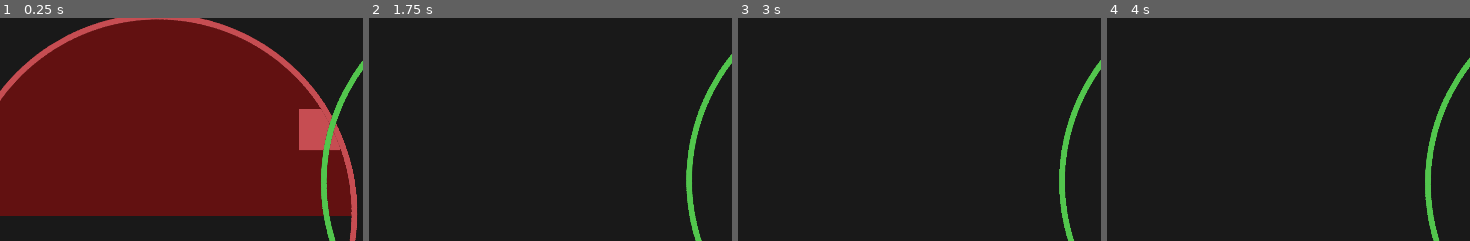
Above: before the commit, frames 1-4 (left to right).
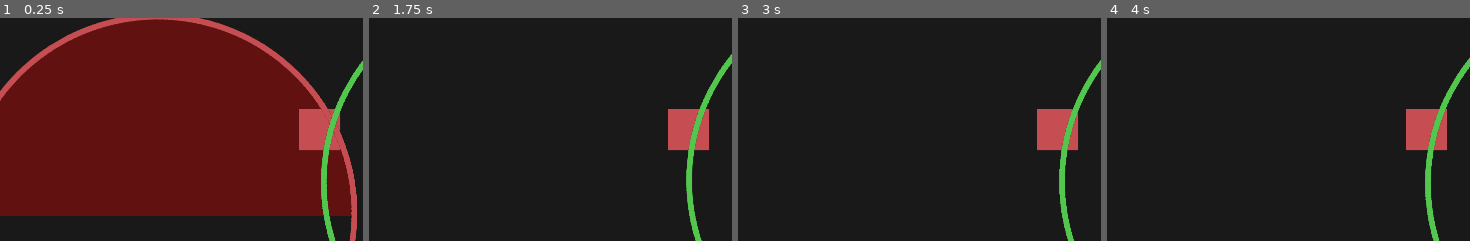
Above: after the commit, the same moments.

Repository: Option-2-Games/spectral-shift
Game: Godot game, scene res://tests/spectrum_merge_region/spectrum_merge_region_tester.tscn
Same seed, same stepped clock (60 frames per second), same inputs: the game is played once before the commit and once after it. This scene is started directly instead of the project's main scene.
Inputs (mouse positions are % of the whole screen's width and height, from its top left):
- Up to frame 1 (0.25 s): no input
- Up to frame 2 (1.75 s): tap Enter (ui_accept) at 0.5, 0.77, 1.52 s; move the mouse to (79, 45) at 0.52 s; click (79, 45) at 0.67 s; move the mouse to (33, 55) at 1.27 s; click (33, 55) at 1.42 s
- Up to frame 3 (3 s): move the mouse to (66, 28) at 2.02 s; click (66, 28) at 2.17 s; move the mouse to (49, 70) at 2.77 s; click (49, 70) at 2.92 s
- Up to frame 4 (4 s): tap Enter (ui_accept) at 3.02, 3.77 s; move the mouse to (88, 65) at 3.52 s; click (88, 65) at 3.67 s
The pictures show only the part of the screen within x 0-50%, y 10-60%; the shares and areas given below are measured in that part.

The runs differ from the first frame. In frame 1, less than 0.1% of the frame differs, in the area x 90-94%, y 40-51%; in frame 2, 1.8%; in frame 3, 1.8%, in the area x 82-94%, y 40-60%; in frame 4, 1.8%.

Commit message:
Use PhysicsObjectType to set layer and mask

Diff:
--- a/objects/lasers/laser_emitter.tscn
+++ b/objects/lasers/laser_emitter.tscn
@@ -13,9 +13,11 @@
 ray_object = ExtResource( 2 )
 
 [node name="Collider" type="CollisionPolygon2D" parent="."]
+use_parent_material = true
 polygon = PoolVector2Array( 0, -50, 18, -50, 94, 0, 18, 50, 0, 50 )
 
 [node name="Shape" type="Sprite" parent="."]
 show_behind_parent = true
+use_parent_material = true
 texture = ExtResource( 1 )
 offset = Vector2( 50, 0 )
--- a/objects/lasers/laser_receiver.tscn
+++ b/objects/lasers/laser_receiver.tscn
@@ -12,7 +12,6 @@
 use_parent_material = true
 collision_mask = 4113
 script = ExtResource( 2 )
-visual_node_paths = [ NodePath("Shape") ]
 
 [node name="Collider" type="CollisionShape2D" parent="."]
 position = Vector2( 21, 0 )
--- a/objects/mirror.tscn
+++ b/objects/mirror.tscn
@@ -1,6 +1,7 @@
-[gd_scene load_steps=4 format=2]
+[gd_scene load_steps=5 format=2]
 
 [ext_resource path="res://scripts/mergable.gd" type="Script" id=1]
+[ext_resource path="res://shaders/light_only_canvas_item.tres" type="Material" id=2]
 
 [sub_resource type="RectangleShape2D" id=1]
 extents = Vector2( 50, 50 )
@@ -9,25 +10,35 @@
 normal = Vector2( 1, 1 )
 
 [node name="Mirror" type="RigidBody2D"]
+material = ExtResource( 2 )
+use_parent_material = true
 collision_layer = 4096
 collision_mask = 4113
 script = ExtResource( 1 )
+physics_object_type = 4096
 
 [node name="Shape" type="Polygon2D" parent="."]
+use_parent_material = true
 color = Color( 1, 1, 1, 0.196078 )
 polygon = PoolVector2Array( -50, -50, 50, -50, 50, 50, -50, 50 )
 
 [node name="MirrorCollider" type="CollisionShape2D" parent="."]
+use_parent_material = true
 shape = SubResource( 1 )
 
 [node name="Reflector" type="Area2D" parent="."]
+use_parent_material = true
+collision_mask = 4113
+script = ExtResource( 1 )
 
 [node name="ReflectorCollider" type="CollisionShape2D" parent="Reflector"]
+use_parent_material = true
 scale = Vector2( 0.5, 0.5 )
 shape = SubResource( 2 )
 one_way_collision_margin = 10.0
 
 [node name="ReflectorShape" type="Line2D" parent="Reflector"]
+use_parent_material = true
 points = PoolVector2Array( -45, 45, 45, -45 )
 default_color = Color( 1, 1, 1, 1 )
 begin_cap_mode = 2
--- a/objects/player.tscn
+++ b/objects/player.tscn
@@ -24,19 +24,19 @@
 [node name="RedRegion" parent="." instance=ExtResource( 1 )]
 rotation = 1.59649
 scale = Vector2( 1e-05, 1e-05 )
-collision_mask = 3
+collision_mask = 12339
 spectrum = 1
 
 [node name="GreenRegion" parent="." instance=ExtResource( 1 )]
 rotation = -0.00387989
 scale = Vector2( 1e-05, 1e-05 )
-collision_mask = 5
+collision_mask = 20565
 spectrum = 2
 
 [node name="BlueRegion" parent="." instance=ExtResource( 1 )]
 rotation = 5.42466
 scale = Vector2( 1e-05, 1e-05 )
-collision_mask = 9
+collision_mask = 37017
 spectrum = 3
 
 [node name="SpectrumSwitcher" parent="." instance=ExtResource( 2 )]
--- a/scripts/constants.gd
+++ b/scripts/constants.gd
@@ -8,6 +8,13 @@
 ## GREEN - Green spectrum merged
 ## BLUE - Blue spectrum merged
 enum Spectrum { BASE = 0, RED = 1, GREEN = 2, BLUE = 3 }
+
+## Physics Object type
+##
+## INTERACTABLE - any object that expects to have collisions with other things
+## MOB - enemy types that can pass through each other without colliding
+## GLASS - objects that ignore raycasts
+enum PhysicsObjectType { INTERACTABLE = 1, MOB = 16, GLASS = 4096 }
 
 ## Standard spectrum color pallet
 const STANDARD_COLOR = {
--- a/scripts/laser/laser_ray.gd
+++ b/scripts/laser/laser_ray.gd
@@ -25,9 +25,10 @@
 	set_modulate(Constants.STANDARD_COLOR[spectrum])
 
 	var spectrum_mask = 1 << spectrum
+	var mob_mask = 16 << spectrum
 
 	# Set collision mask
-	set_collision_mask(spectrum_mask)
+	set_collision_mask(spectrum_mask | mob_mask)
 
 	# Set beam light mask
 	_beam.set_light_mask(spectrum_mask)
@@ -41,9 +42,6 @@
 	if is_colliding():
 		# Update beam extent to the collision point
 		_beam.set_point_position(1, to_local(get_collision_point()))
-
-		if not next_ray:
-			print("%s: %s -> %s" % [get_name(), get_global_position(), get_collision_point()])
 
 		# Update next ray transform
 		if next_ray:
--- a/scripts/mergable.gd
+++ b/scripts/mergable.gd
@@ -6,7 +6,7 @@
 
 # === Properties ===
 export(Constants.Spectrum) var spectrum setget _apply_spectrum
-
+export(Constants.PhysicsObjectType) var physics_object_type = Constants.PhysicsObjectType.INTERACTABLE
 
 ## Keep track of the number of regions merged with
 var _merge_region_count: int
@@ -18,14 +18,23 @@
 # === System ===
 
 
-## Setup material
-func _init() -> void:
-	# Enable light-only material
-	if not Engine.editor_hint:
+func _ready() -> void:
+	# Enable light-only material in game and not a child of mergable
+	if not Engine.editor_hint and get_parent().get_class() != "Mergable":
 		set_use_parent_material(false)
 
+	# Grab parent spectrum if they're mergable
+	if get_parent().get_class() == "Mergable":
+		var parent = get_parent() as Mergable
+		spectrum = parent.spectrum
 
-# === Public functions
+	# Set light masks and material for children and copy spectrum if also mergable
+	for child in get_children():
+		child.set_light_mask(1 << spectrum)
+		child.set_use_parent_material(true)
+
+
+# === Public functions ===
 
 
 ## Called by merge region when object enters
@@ -34,7 +43,7 @@
 ## @effects: enables the base collision layer and mask of the object's type
 func entered_merge_region() -> void:
 	# Mark entered a merge region
-	_merge_region_count+=1
+	_merge_region_count += 1
 
 	# Enable base collision layer (of the same type)
 	set_collision_layer(get_collision_layer() | _starting_collision_layer >> spectrum)
@@ -49,12 +58,22 @@
 ## @effects: removes the base collision layer once all regions are exited
 func exited_merge_region() -> void:
 	# Mark exited a merge region
-	_merge_region_count-=1
+	_merge_region_count -= 1
 
 	# Reset back to starting layers once all regions are exited
 	if _merge_region_count == 0:
 		set_collision_layer(_starting_collision_layer)
 		set_collision_mask(_starting_collision_mask)
+
+
+## Override class name to return "Mergable"
+##
+## @returns: "Mergable" as class type
+func get_class() -> String:
+	return "Mergable"
+
+
+# === Private functions ===
 
 
 ## Apply spectrum setting
@@ -70,15 +89,21 @@
 	# Apply modulation
 	set_modulate(Constants.STANDARD_COLOR[spectrum])
 
-	# Set starting collision layer and mask
-	set_collision_layer(get_collision_layer() << spectrum)
-	set_collision_mask(get_collision_mask() << spectrum)
+	# Set starting collision layer
+	set_collision_layer(physics_object_type << spectrum)
+
+	# Set starting collision mask
+	set_collision_mask(
+		(
+			Constants.PhysicsObjectType.INTERACTABLE << spectrum
+			| Constants.PhysicsObjectType.GLASS << spectrum
+		)
+	)
+
+	# Also include MOB in mask if not a mob
+	if physics_object_type != Constants.PhysicsObjectType.MOB:
+		collision_mask |= Constants.PhysicsObjectType.MOB << spectrum
 
 	# Remember collision layer and mask for resetting later
 	_starting_collision_layer = get_collision_layer()
 	_starting_collision_mask = get_collision_mask()
-
-	# Set light masks and material for children
-	for child in get_children():
-		child.set_light_mask(1 << spectrum)
-		child.set_use_parent_material(true)
--- a/scripts/spectrum_merge_region.gd
+++ b/scripts/spectrum_merge_region.gd
@@ -52,7 +52,16 @@
 
 	# Set collision masks and modulate border
 	if border:
-		set_collision_mask(1 + (1 << spectrum))
+		set_collision_mask(
+			(
+				Constants.PhysicsObjectType.INTERACTABLE
+				| Constants.PhysicsObjectType.GLASS
+				| Constants.PhysicsObjectType.MOB
+				| Constants.PhysicsObjectType.INTERACTABLE << spectrum
+				| Constants.PhysicsObjectType.GLASS << spectrum
+				| Constants.PhysicsObjectType.MOB << spectrum
+			)
+		)
 		region.set_item_cull_mask(1 << spectrum)
 		border.set_modulate(Constants.STANDARD_COLOR[spectrum])
 
--- a/tests/lasers/laser_tester.tscn
+++ b/tests/lasers/laser_tester.tscn
@@ -22,8 +22,8 @@
 material = ExtResource( 2 )
 use_parent_material = true
 position = Vector2( 754, 163 )
-collision_layer = 8
-collision_mask = 8
+collision_layer = 2
+collision_mask = 8226
 script = ExtResource( 3 )
 __meta__ = {
 "_edit_group_": true
@@ -47,8 +47,8 @@
 material = ExtResource( 2 )
 use_parent_material = true
 position = Vector2( 1049, 220 )
-collision_layer = 64
-collision_mask = 64
+collision_layer = 4
+collision_mask = 16452
 script = ExtResource( 3 )
 spectrum = 2
 
@@ -67,21 +67,20 @@
 position = Vector2( 917, 670 )
 
 [node name="SpectrumMergeRegion" parent="." instance=ExtResource( 5 )]
-position = Vector2( 1405, 593 )
-collision_mask = 5
+position = Vector2( 1503, 536 )
+collision_mask = 20565
 spectrum = 2
 
 [node name="LaserEmitter" parent="." instance=ExtResource( 1 )]
 modulate = Color( 0.780392, 0.305882, 0.32549, 1 )
-position = Vector2( 543, 408 )
+position = Vector2( 608, 368 )
 collision_layer = 2
 collision_mask = 8226
 spectrum = 1
-is_on = true
 
 [node name="LaserReceiver" parent="." instance=ExtResource( 6 )]
 modulate = Color( 0.32549, 0.780392, 0.305882, 1 )
-position = Vector2( 1182, 422 )
+position = Vector2( 1237, 389 )
 rotation = 3.14159
 collision_layer = 4
 collision_mask = 16452
@@ -89,8 +88,7 @@
 
 [node name="Mirror" parent="." instance=ExtResource( 7 )]
 modulate = Color( 0.32549, 0.780392, 0.305882, 1 )
-position = Vector2( 1041, 377 )
-rotation = 0.890118
+position = Vector2( 1072, 376 )
 collision_layer = 16384
 collision_mask = 16452
 spectrum = 2
